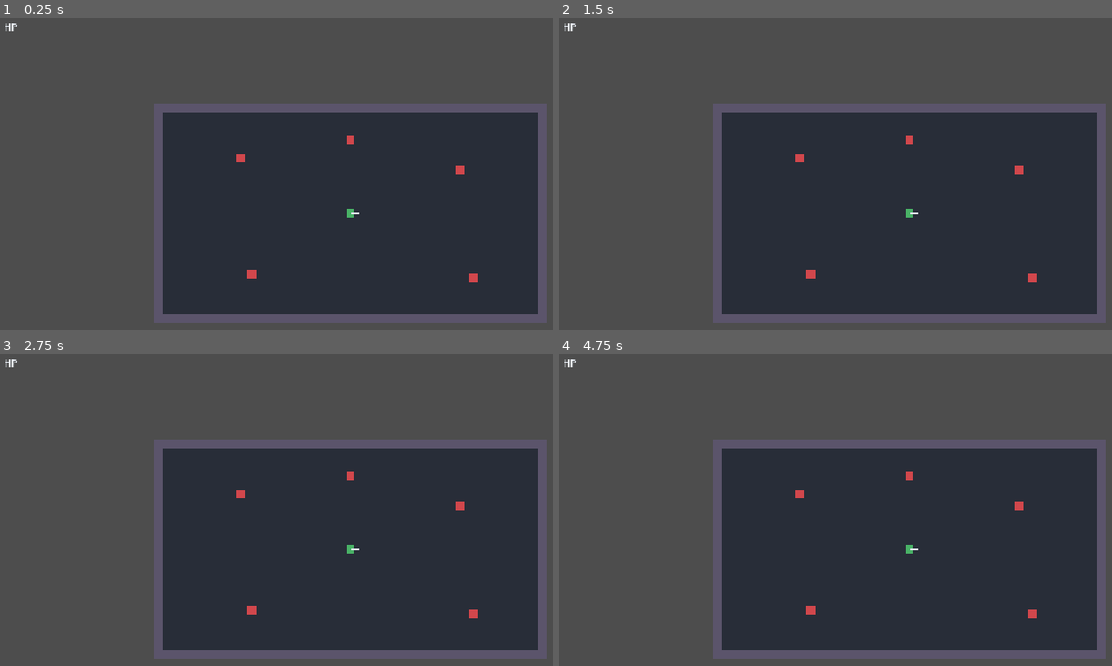
Above: before the commit, frames 1-4 (two rows, left to right).
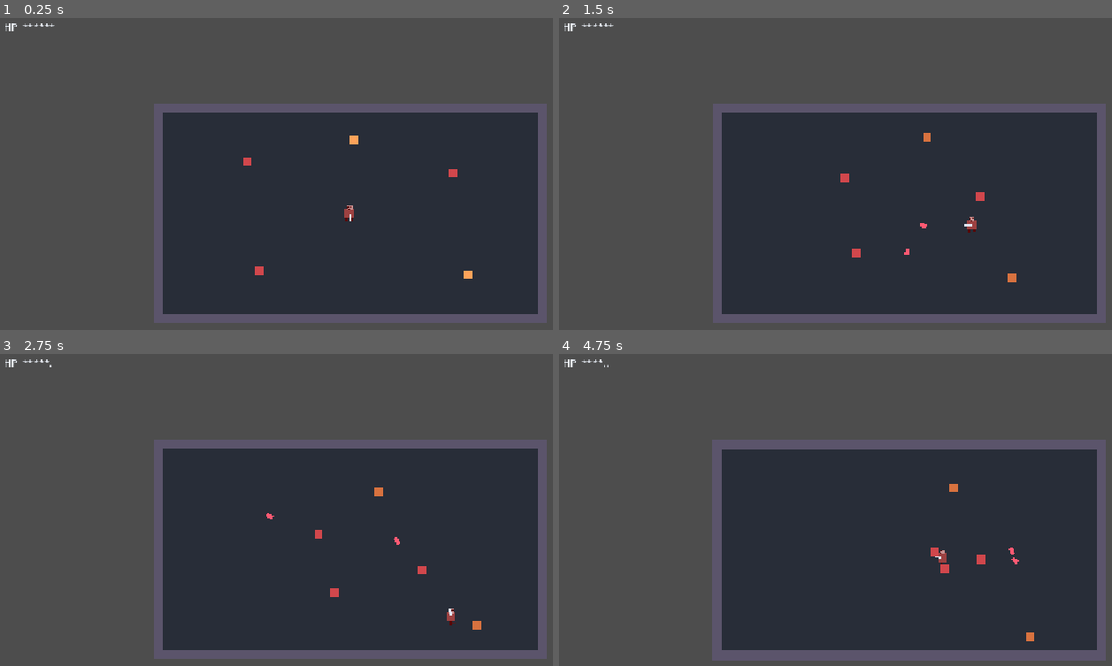
Above: after the commit, the same moments.

Repository: Jason-Carmona/MonsterGirlActionGameProject
Game: Godot game, scene res://scenes/world.tscn
The game is run twice, just before and just after one commit, with the same random seed, the same clock (stepped at 60 frames per second) and the same inputs. Before the commit the project has no main scene; this scene is started directly in both runs.
Inputs (mouse positions are in pixels of both pictures, inside the frame that each line leads up to):
- Up to frame 1 (0.25 s): no input
- Up to frame 2 (1.5 s): move the mouse to (1067, 192) at 0.52 s; hold D (move_right, bound only after the commit) 0.53-1.28 s; move the mouse to (769, 233) at 1.27 s; hold S (move_down, bound only after the commit) from 1.28 s (still down)
- Up to frame 3 (2.75 s): move the mouse to (420, 463) at 2.02 s; release S (move_down, bound only after the commit) at 2.03 s; hold D (move_right, bound only after the commit) from 2.03 s (still down)
- Up to frame 4 (4.75 s): move the mouse to (874, 628) at 2.77 s; release D (move_right, bound only after the commit) at 2.78 s; hold W (move_up, bound only after the commit) 2.78-3.53 s; move the mouse to (outside the picture) at 3.52 s; hold A (move_left, bound only after the commit) from 3.53 s (still down); move the mouse to (697, 488) at 4.27 s

The runs differ from the first frame. In frame 1, 0.5% of the frame differs, in the area x 4-87%, y 1-85%; in frame 2, 0.6%; in frame 3, 0.6%; in frame 4, 1.3%, in the area x 4-99%, y 1-99%.
Error before the commit: Parse Error: Identifier "Game" not declared in the current scope. (res://scripts/player.gd:111)

Commit message:
Animation test working!!!

Diff:
--- a/monstergirlproject/project.godot
+++ b/monstergirlproject/project.godot
@@ -11,13 +11,41 @@
 [application]
 
 config/name="Monstergirlproject"
+run/main_scene="uid://bv5rcc87ajauh"
 config/features=PackedStringArray("4.7", "Forward Plus")
 config/icon="res://icon.svg"
+
+[autoload]
+
+Game="*uid://4aggryp8i8pd"
 
 [display]
 
 window/stretch/mode="canvas_items"
 window/stretch/aspect="expand"
+
+[input]
+
+move_down={
+"deadzone": 0.2,
+"events": [Object(InputEventKey,"resource_local_to_scene":false,"resource_name":"","device":-1,"window_id":0,"alt_pressed":false,"shift_pressed":false,"ctrl_pressed":false,"meta_pressed":false,"pressed":false,"keycode":0,"physical_keycode":83,"key_label":0,"unicode":115,"location":0,"echo":false,"script":null)
+]
+}
+move_up={
+"deadzone": 0.2,
+"events": [Object(InputEventKey,"resource_local_to_scene":false,"resource_name":"","device":-1,"window_id":0,"alt_pressed":false,"shift_pressed":false,"ctrl_pressed":false,"meta_pressed":false,"pressed":false,"keycode":0,"physical_keycode":87,"key_label":0,"unicode":119,"location":0,"echo":false,"script":null)
+]
+}
+move_left={
+"deadzone": 0.2,
+"events": [Object(InputEventKey,"resource_local_to_scene":false,"resource_name":"","device":-1,"window_id":0,"alt_pressed":false,"shift_pressed":false,"ctrl_pressed":false,"meta_pressed":false,"pressed":false,"keycode":0,"physical_keycode":65,"key_label":0,"unicode":97,"location":0,"echo":false,"script":null)
+]
+}
+move_right={
+"deadzone": 0.2,
+"events": [Object(InputEventKey,"resource_local_to_scene":false,"resource_name":"","device":-1,"window_id":0,"alt_pressed":false,"shift_pressed":false,"ctrl_pressed":false,"meta_pressed":false,"pressed":false,"keycode":0,"physical_keycode":68,"key_label":0,"unicode":100,"location":0,"echo":false,"script":null)
+]
+}
 
 [physics]
 
--- a/monstergirlproject/scenes/player.tscn
+++ b/monstergirlproject/scenes/player.tscn
@@ -1,41 +1,180 @@
-[gd_scene load_steps=4 format=3]
+[gd_scene format=3 uid="uid://3nnf0objt4lk"]
 
-[ext_resource type="Script" path="res://scripts/player.gd" id="1_player"]
+[ext_resource type="Script" uid="uid://cfa3neejw1qi7" path="res://scripts/player.gd" id="1_player"]
 [ext_resource type="Resource" path="res://resources/pistol.tres" id="2_pistol"]
+[ext_resource type="Texture2D" uid="uid://c2y858p5qp5sm" path="res://textures/mgg_playchar.png" id="3_qhqgy"]
+
+[sub_resource type="AtlasTexture" id="AtlasTexture_dqkch"]
+atlas = ExtResource("3_qhqgy")
+region = Rect2(41, 0, 19, 32)
+
+[sub_resource type="AtlasTexture" id="AtlasTexture_qlg0r"]
+atlas = ExtResource("3_qhqgy")
+region = Rect2(22, 0, 19, 32)
+
+[sub_resource type="AtlasTexture" id="AtlasTexture_tuyoq"]
+atlas = ExtResource("3_qhqgy")
+region = Rect2(41, 0, 19, 32)
+
+[sub_resource type="AtlasTexture" id="AtlasTexture_fjrip"]
+atlas = ExtResource("3_qhqgy")
+region = Rect2(60, 0, 19, 32)
+
+[sub_resource type="AtlasTexture" id="AtlasTexture_smehm"]
+atlas = ExtResource("3_qhqgy")
+region = Rect2(22, 64, 19, 32)
+
+[sub_resource type="AtlasTexture" id="AtlasTexture_ur7pv"]
+atlas = ExtResource("3_qhqgy")
+region = Rect2(41, 64, 19, 32)
+
+[sub_resource type="AtlasTexture" id="AtlasTexture_y4r1p"]
+atlas = ExtResource("3_qhqgy")
+region = Rect2(60, 64, 19, 32)
+
+[sub_resource type="AtlasTexture" id="AtlasTexture_d2wvv"]
+atlas = ExtResource("3_qhqgy")
+region = Rect2(22, 32, 19, 32)
+
+[sub_resource type="AtlasTexture" id="AtlasTexture_3v2ag"]
+atlas = ExtResource("3_qhqgy")
+region = Rect2(41, 32, 19, 32)
+
+[sub_resource type="AtlasTexture" id="AtlasTexture_jej6c"]
+atlas = ExtResource("3_qhqgy")
+region = Rect2(60, 32, 19, 32)
+
+[sub_resource type="AtlasTexture" id="AtlasTexture_f1ej7"]
+atlas = ExtResource("3_qhqgy")
+region = Rect2(22, 96, 19, 32)
+
+[sub_resource type="AtlasTexture" id="AtlasTexture_oprun"]
+atlas = ExtResource("3_qhqgy")
+region = Rect2(41, 96, 19, 32)
+
+[sub_resource type="AtlasTexture" id="AtlasTexture_a8ls1"]
+atlas = ExtResource("3_qhqgy")
+region = Rect2(60, 96, 19, 32)
+
+[sub_resource type="SpriteFrames" id="SpriteFrames_q047a"]
+animations = [{
+"frames": [{
+"duration": 1.0,
+"texture": SubResource("AtlasTexture_dqkch")
+}],
+"loop": 1,
+"name": &"idle",
+"speed": 5.0
+}, {
+"frames": [{
+"duration": 1.0,
+"texture": SubResource("AtlasTexture_qlg0r")
+}, {
+"duration": 1.0,
+"texture": SubResource("AtlasTexture_tuyoq")
+}, {
+"duration": 1.0,
+"texture": SubResource("AtlasTexture_fjrip")
+}, {
+"duration": 1.0,
+"texture": SubResource("AtlasTexture_tuyoq")
+}],
+"loop": 1,
+"name": &"move_down",
+"speed": 5.0
+}, {
+"frames": [{
+"duration": 1.0,
+"texture": SubResource("AtlasTexture_smehm")
+}, {
+"duration": 1.0,
+"texture": SubResource("AtlasTexture_ur7pv")
+}, {
+"duration": 1.0,
+"texture": SubResource("AtlasTexture_y4r1p")
+}, {
+"duration": 1.0,
+"texture": SubResource("AtlasTexture_ur7pv")
+}],
+"loop": 1,
+"name": &"move_left",
+"speed": 5.0
+}, {
+"frames": [{
+"duration": 1.0,
+"texture": SubResource("AtlasTexture_d2wvv")
+}, {
+"duration": 1.0,
+"texture": SubResource("AtlasTexture_3v2ag")
+}, {
+"duration": 1.0,
+"texture": SubResource("AtlasTexture_jej6c")
+}, {
+"duration": 1.0,
+"texture": SubResource("AtlasTexture_3v2ag")
+}],
+"loop": 1,
+"name": &"move_right",
+"speed": 5.0
+}, {
+"frames": [{
+"duration": 1.0,
+"texture": SubResource("AtlasTexture_f1ej7")
+}, {
+"duration": 1.0,
+"texture": SubResource("AtlasTexture_oprun")
+}, {
+"duration": 1.0,
+"texture": SubResource("AtlasTexture_a8ls1")
+}, {
+"duration": 1.0,
+"texture": SubResource("AtlasTexture_oprun")
+}],
+"loop": 1,
+"name": &"move_up",
+"speed": 5.0
+}]
 
 [sub_resource type="RectangleShape2D" id="Rect_body"]
 size = Vector2(12, 14)
 
-[node name="Player" type="CharacterBody2D" groups=["player"]]
-collision_layer = 1
+[node name="Player" type="CharacterBody2D" unique_id=2137809458 groups=["player"]]
 collision_mask = 12
 script = ExtResource("1_player")
 weapon = ExtResource("2_pistol")
 
-[node name="Body" type="Polygon2D" parent="."]
+[node name="AnimatedSprite2D" type="AnimatedSprite2D" parent="." unique_id=37459172]
+position = Vector2(-1, -2)
+sprite_frames = SubResource("SpriteFrames_q047a")
+animation = &"idle"
+frame_progress = 0.6503103
+
+[node name="Body" type="Polygon2D" parent="." unique_id=248249045]
+visible = false
 color = Color(0.29, 0.7, 0.4, 1)
 polygon = PackedVector2Array(-6, -8, 6, -8, 6, 8, -6, 8)
 
-[node name="CollisionShape2D" type="CollisionShape2D" parent="."]
+[node name="CollisionShape2D" type="CollisionShape2D" parent="." unique_id=421567696]
 shape = SubResource("Rect_body")
 
-[node name="Hurtbox" type="Area2D" parent="."]
+[node name="Hurtbox" type="Area2D" parent="." unique_id=1664579705]
 collision_layer = 16
 collision_mask = 0
 
-[node name="CollisionShape2D" type="CollisionShape2D" parent="Hurtbox"]
+[node name="CollisionShape2D" type="CollisionShape2D" parent="Hurtbox" unique_id=1625724568]
+visible = false
 shape = SubResource("Rect_body")
 
-[node name="AimPivot" type="Node2D" parent="."]
+[node name="AimPivot" type="Node2D" parent="." unique_id=1470527359]
 
-[node name="Barrel" type="Polygon2D" parent="AimPivot"]
+[node name="Barrel" type="Polygon2D" parent="AimPivot" unique_id=216556530]
 color = Color(0.88, 0.9, 0.95, 1)
 polygon = PackedVector2Array(2, -2, 14, -2, 14, 2, 2, 2)
 
-[node name="Muzzle" type="Marker2D" parent="AimPivot"]
+[node name="Muzzle" type="Marker2D" parent="AimPivot" unique_id=750317494]
 position = Vector2(15, 0)
 
-[node name="Flash" type="Polygon2D" parent="AimPivot"]
+[node name="Flash" type="Polygon2D" parent="AimPivot" unique_id=1059920545]
 visible = false
 position = Vector2(15, 0)
 color = Color(1, 0.95, 0.7, 1)
--- a/monstergirlproject/scripts/player.gd
+++ b/monstergirlproject/scripts/player.gd
@@ -32,7 +32,7 @@
 @onready var aim_pivot: Node2D = $AimPivot
 @onready var muzzle: Marker2D = $AimPivot/Muzzle
 @onready var flash: Polygon2D = $AimPivot/Flash
-@onready var body_art: Polygon2D = $Body
+@onready var sprite: AnimatedSprite2D = $AnimatedSprite2D
 
 ## Movement and impulse are tracked separately, then summed into `velocity`
 ## each frame. Keeping them apart is what stops the movement code from
@@ -84,14 +84,38 @@
 	if Input.is_action_just_pressed("dodge") and dodge_ready:
 		_start_dodge()
 		return
-
+	var was_moving := false
 	var input_dir := Input.get_vector("move_left", "move_right", "move_up", "move_down")
 	if input_dir != Vector2.ZERO:
 		move_velocity = move_velocity.move_toward(input_dir * SPEED, ACCELERATION * delta)
+		was_moving = true
 	else:
 		move_velocity = move_velocity.move_toward(Vector2.ZERO, FRICTION * delta)
 
+	_update_animation_4_direction(was_moving, input_dir)
+
 	_try_shoot()
+
+func _update_animation_4_direction(is_moving: bool, direction: Vector2)-> void:
+	if state == State.DODGE:
+		return
+
+	var dir_string := _get_direction_string(direction)
+
+	sprite.play(dir_string)
+
+	_last_direction = dir_string
+
+var _last_direction := "idle"
+
+func _get_direction_string(direction: Vector2) -> String:
+		if abs(direction.x) == abs(direction.y):
+			return "idle"
+		if abs(direction.x) > abs(direction.y):
+			return "move_right" if direction.x > 0 else "move_left"
+		else:
+			return "move_down" if direction.y > 0 else "move_up"
+
 
 
 # ── SHOOTING ──────────────────────────────────────────────────────────────
@@ -145,7 +169,6 @@
 	invulnerable = true
 	move_velocity = dir * DODGE_SPEED
 	impulse = Vector2.ZERO  # A dodge should always go where you aimed it.
-	body_art.color = Color(0.55, 0.8, 1.0)  # Visual tell that you're immune.
 
 	await get_tree().create_timer(DODGE_DURATION).timeout
 	_end_dodge()
@@ -153,7 +176,6 @@
 
 func _end_dodge() -> void:
 	state = State.MOVE
-	body_art.color = Color(0.29, 0.7, 0.4)
 	if not _is_hit_invulnerable():
 		invulnerable = false
 
@@ -192,8 +214,6 @@
 func _flash(duration: float) -> void:
 	var tween := create_tween()
 	tween.set_loops(int(duration / 0.12))
-	tween.tween_property(body_art, "modulate:a", 0.25, 0.06)
-	tween.tween_property(body_art, "modulate:a", 1.0, 0.06)
 
 
 func _die() -> void:
Not shown: 1 places in monstergirlproject/scenes/world.tscn that only renumber resources
Binary file added: monstergirlproject/textures/mgg_pillar.png
Not shown, added: monstergirlproject/textures/mgg_pillar.png.import
Binary file changed: monstergirlproject/textures/mgg_playchar.png
